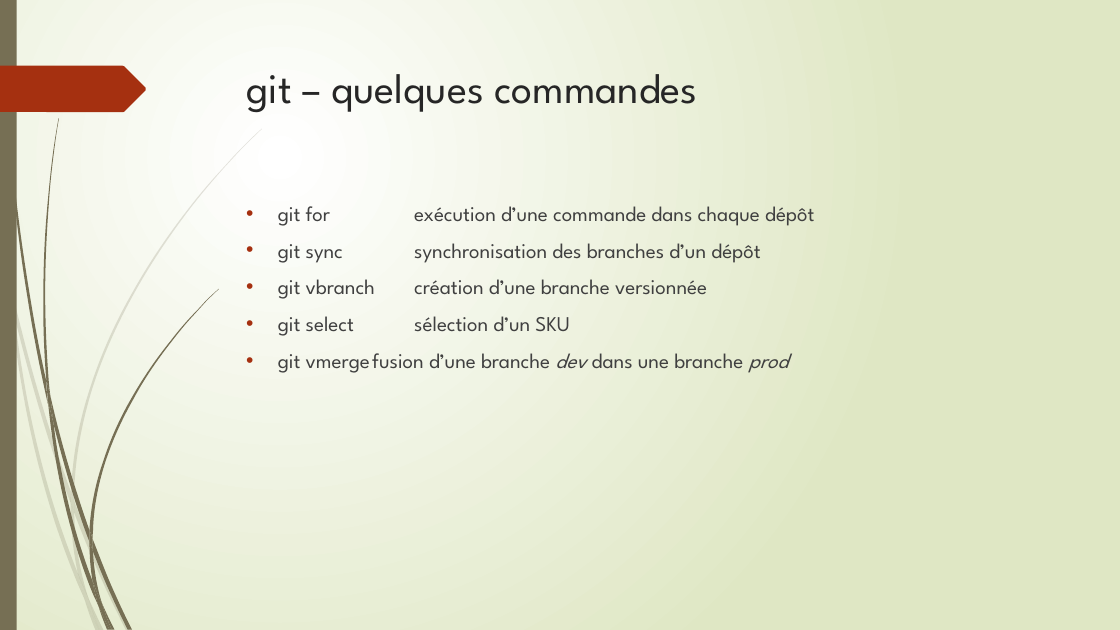
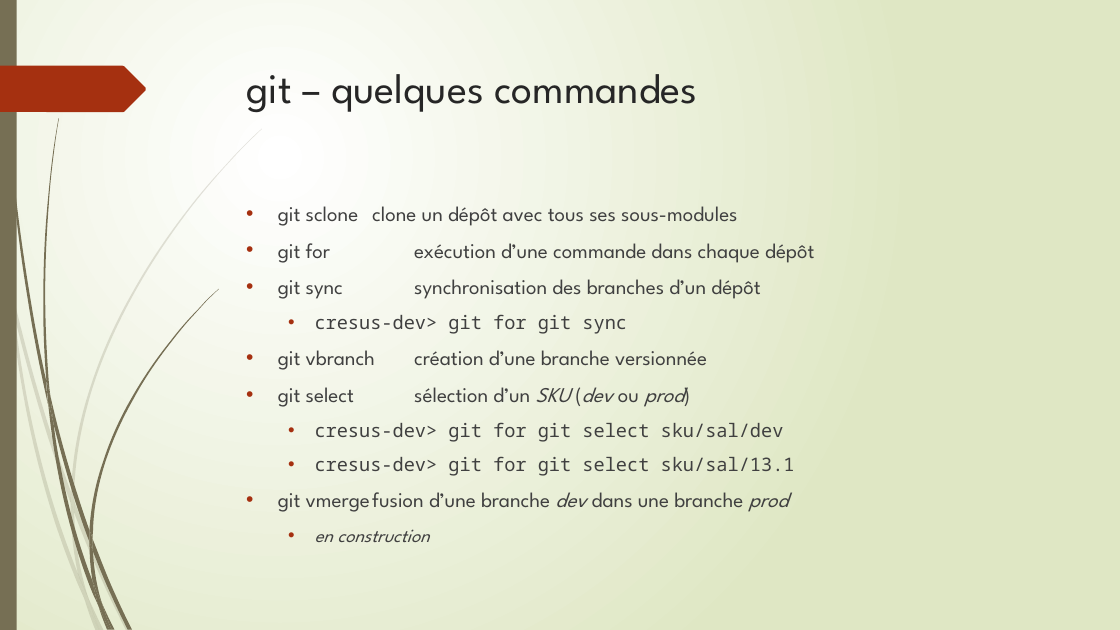
Before and after one commit to epsitec-sa/zou, a slide deck: slide 24 of .Documentation/Commandes git pour zou flow.pptx. Drawn at 1120x630 pixels with LibreOffice and Linux fonts; fonts in the diff are those of the drawing. Boxes give left, top, right and bottom in pixels: in the first picture for what was removed or moved away, otherwise in the second. Text is boxed around its words. In the diff, an @@ line names an element or a change of style, - is before the commit and + after.

Commit message:
doc: update 'commandes git pour zou-flow' ppp.

```diff
--- a/.Documentation/Commandes git pour zou flow.pptx
+++ b/.Documentation/Commandes git pour zou flow.pptx
@@ text at <box>278,206,737,226</box>: paragraph added @@
+• git sclone clone un dépôt avec tous ses sous-modules
@@ text at <box>315,314,627,334</box>: paragraph added @@
+  • cresus-dev> git for git sync
@@ text at <box>278,387,795,476</box>: text changed; size 18 to 16 pt; font League Spartan to Noto Sans Mono @@
-• git select sélection d’un SKU
+• git select sélection d’un SKU (dev ou prod)
+  • cresus-dev> git for git select sku/sal/dev
+  • cresus-dev> git for git select sku/sal/13.1
@@ text at <box>315,529,429,542</box>: paragraph added @@
+  • en construction
```
Also in this commit, not shown: 1 slide added.
